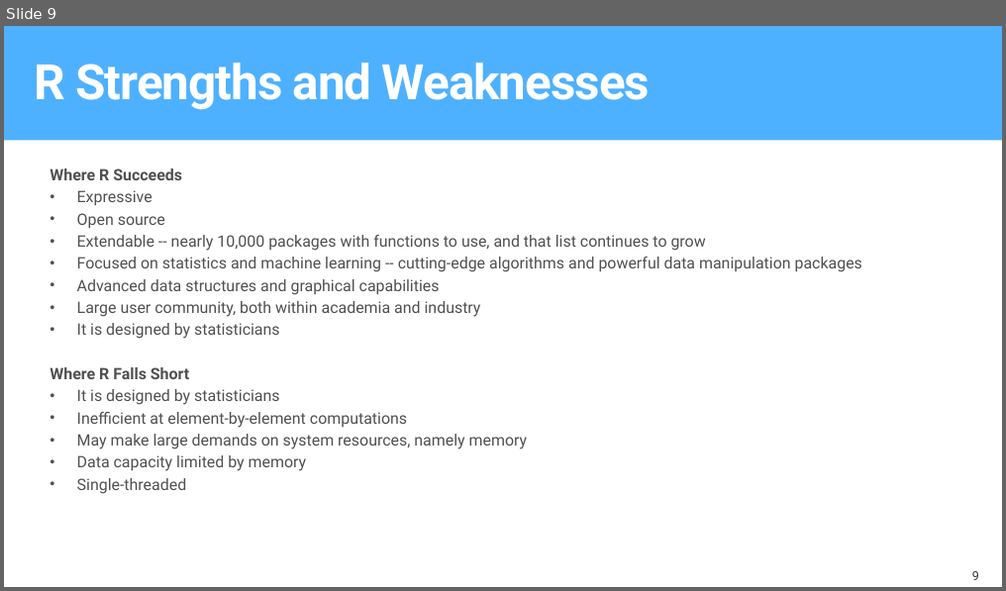
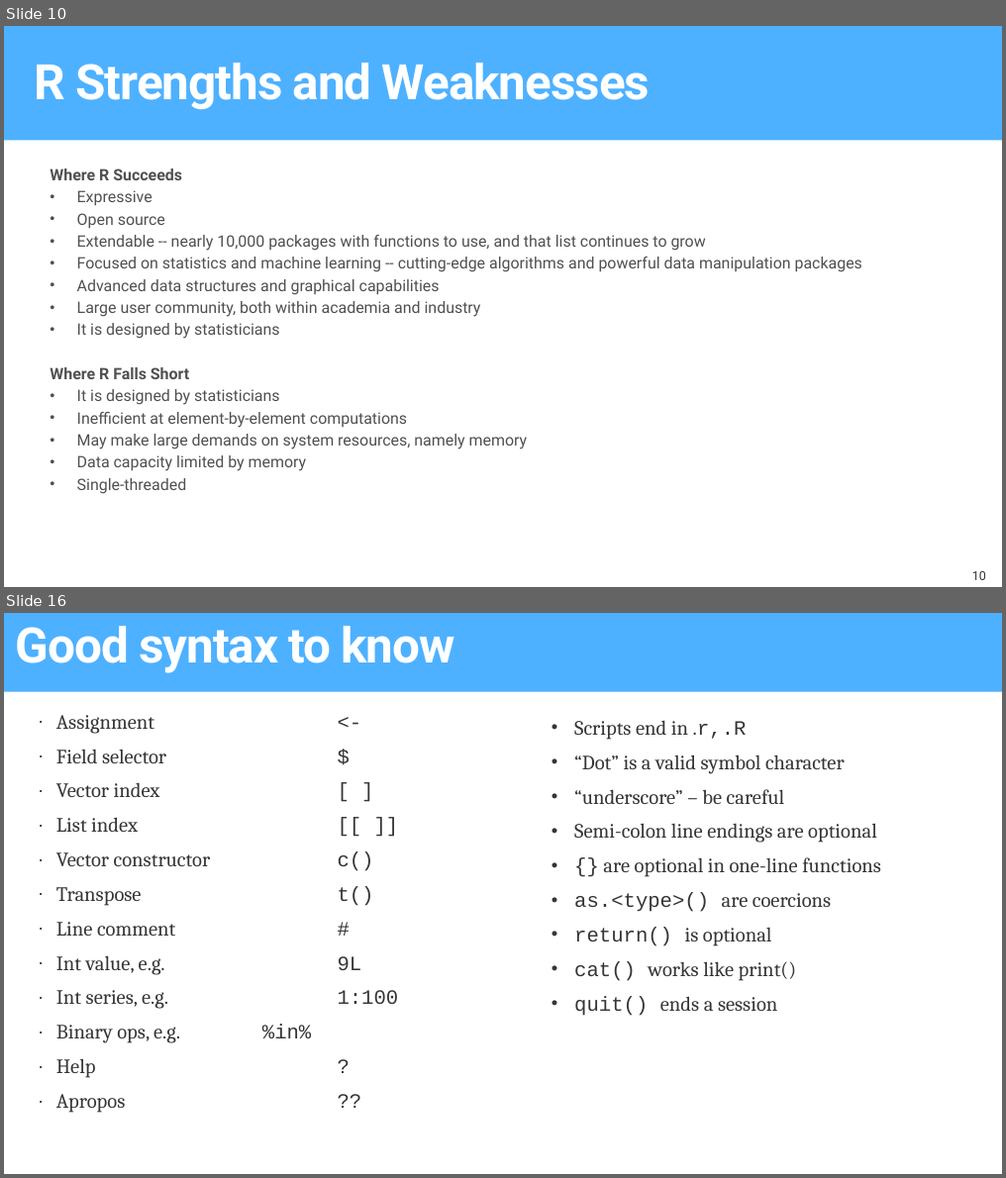
Before and after one commit to microsoft/AI-Immersion-Workshop, a slide deck: Applied Machine Learning for Developers/R server Tools for scaling R using Azure/docs/ToolsForScalingRUsingAzure.pptx. Shown one above the other, each under a label of ours: slide 9 before the commit, slides 10 and 16 after it; the slides between them are not shown. The pictures are 1006x591 and 1006x1178 pixels, drawn with LibreOffice and Linux fonts; fonts in the diff are those of the drawing; background and template pictures are left out. Boxes give left, top, right and bottom in pixels: in the first picture for what was removed or moved away, otherwise in the second. Text is boxed around its words. In the diff, an @@ line names an element or a change of style, - is before the commit and + after.

```diff
--- a/Applied Machine Learning for Developers/R server Tools for scaling R using Azure/docs/ToolsForScalingRUsingAzure.pptx
+++ b/Applied Machine Learning for Developers/R server Tools for scaling R using Azure/docs/ToolsForScalingRUsingAzure.pptx
@@ slide 16 added at (4, 613, 1002, 1174), background #FFFFFF @@
@@ title added at (4, 613, 1002, 691), fill #4EB1FF, 48 pt, text #FFFFFF, bold @@
+Good syntax to know
@@ text added at (56, 715, 399, 1113), 20 pt, text #353535 @@
+· Assignment <-
+· Field selector $
+· Vector index [ ]
+· List index [[ ]]
+· Vector constructor c()
+· Transpose t()
+· Line comment #
+· Int value, e.g. 9L
+· Int series, e.g. 1:100
+· Binary ops, e.g. %in%
+· Help ?
+· Apropos ??
@@ text added at (574, 720, 881, 1016), 20 pt, text #353535 @@
+• Scripts end in .r,.R
+• “Dot” is a valid symbol character
+• “underscore” – be careful
+• Semi-colon line endings are optional
+• {} are optional in one-line functions
+• as.<type>() are coercions
+• return() is optional
+• cat() works like print()
+• quit() ends a session
@@ what was slide 9 is now slide 10 @@
@@ page number at (972, 571, 986, 580): text changed @@
-9
+10
```
Also in this commit, not shown: 12 slides changed, 2 other slides added, 3 other files.
